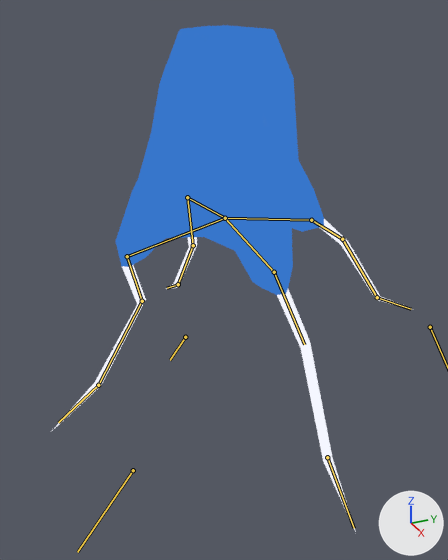
Before and after pictures for a commit that changed the Blender file Jasper's Files/boxjellyfish.blend.
The view is the same before and after, from a camera (50 mm lens) standing at (3.17, -1.43, 2.93) and looking at (0.02, -0.02, 1.35). Arrows for +X, +Y and +Z are at lower right; the lights stay in place. Both versions are drawn at frame 15 of the action 'ArmatureAction.001'; the numbers are the values there. The bones that bend it are drawn over the model as lines.
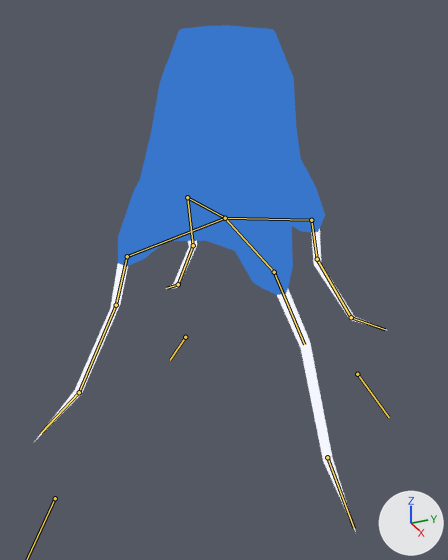
The change, as JSON lines over the scene's bpy script:
```json
{"block": "bone_ikt4", "where": "bone_ikt4 = bpy.data.objects['Armature'].pose.bones['IKT4']  # child of 'Root'"}
{"op": "set", "path": "bone_ikt4.location", "old": "(0.0, -0.063, -0.436)", "new": "(-0.002, -0.102, 0.076)"}
{"op": "set", "path": "bone_ikt4.rotation_quaternion", "old": "(0.995, 0.104, 0.0, 0.0)", "new": "(0.999, 0.029, 0.037, 0.021)", "note": "degrees (12, 0, 0) -> degrees (3, 4, 2)"}
{"block": "bone_ikt2", "where": "bone_ikt2 = bpy.data.objects['Armature'].pose.bones['IKT2']  # child of 'Root'"}
{"op": "set", "path": "bone_ikt2.location", "old": "(0.0, 0.278, -0.569)", "new": "(-0.064, -0.026, 0.023)"}
{"op": "set", "path": "bone_ikt2.rotation_quaternion", "old": "(1.0, -0.025, 0.0, 0.0)", "new": "(1.01, 0.015, 0.0, 0.0)", "note": "degrees (-3, 0, 0) -> degrees (2, 0, 0)"}
```

Boxes [x1, y1, x2, y2] around the edits, measured in the pictures (448 x 560 px):
```json
{"object": "Cube", "change": "posed", "before": [51, 25, 414, 532], "after": [34, 25, 386, 532]}
```
